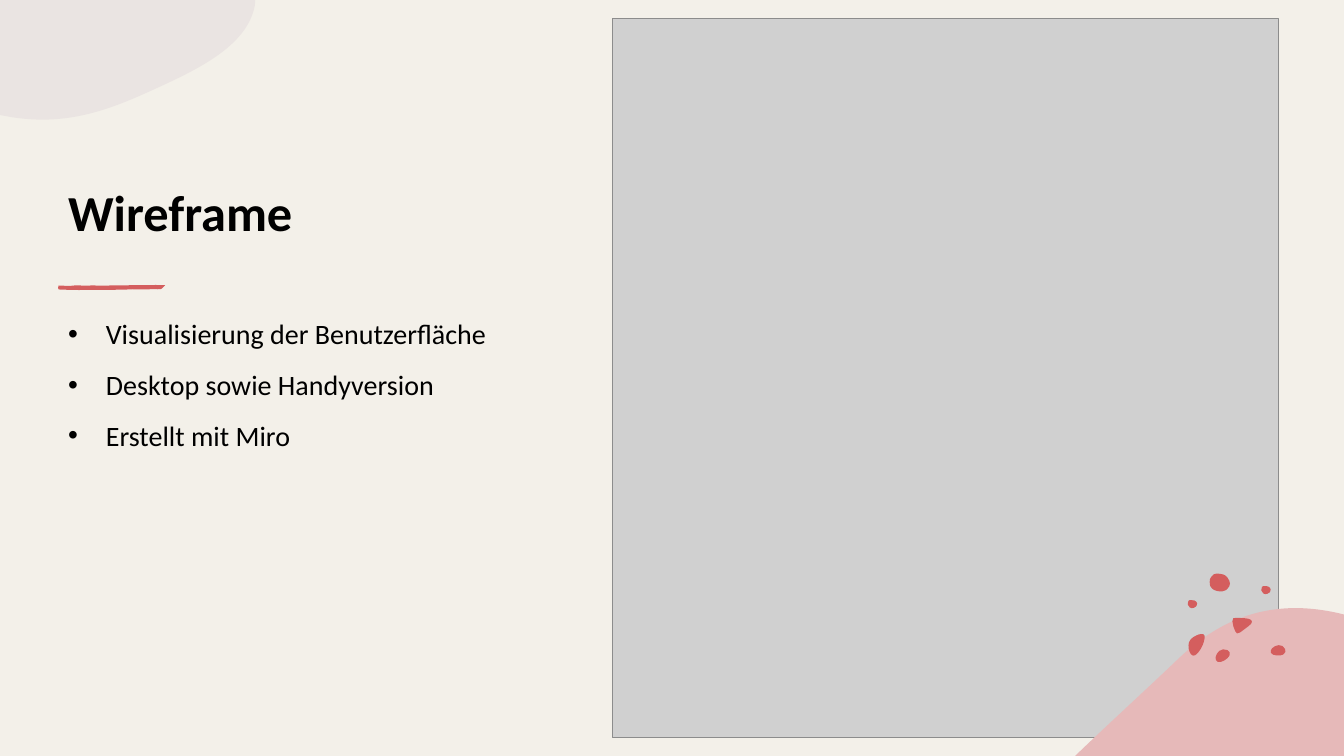
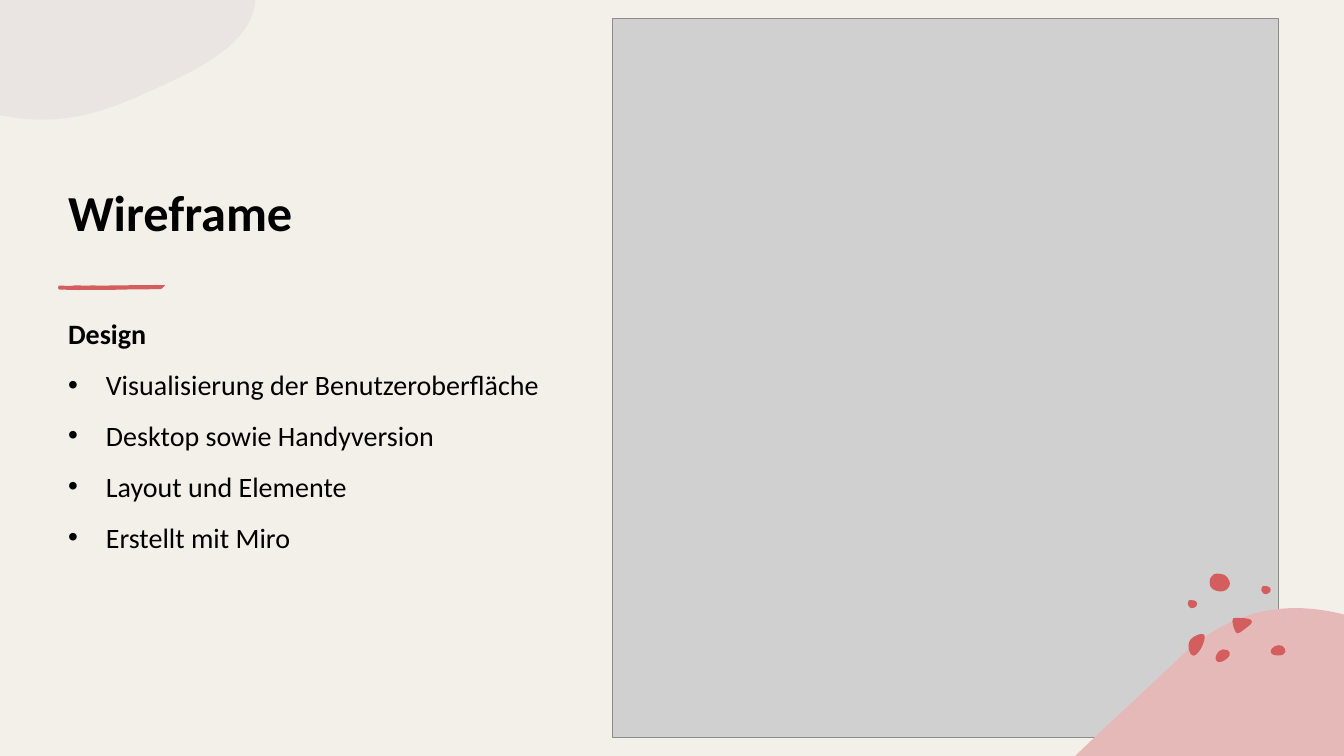
Before and after one commit to simonstreuli/Abschlussprojekt, a slide deck: slide 6 of documents/LinkUpPraesentation.pptx. Drawn at 1344x756 pixels with LibreOffice and Linux fonts; fonts in the diff are those of the drawing; grey boxes stand for pictures. Boxes give left, top, right and bottom in pixels: in the first picture for what was removed or moved away, otherwise in the second. Text is boxed around its words. In the diff, an @@ line names an element or a change of style, - is before the commit and + after.

```diff
--- a/documents/LinkUpPraesentation.pptx
+++ b/documents/LinkUpPraesentation.pptx
@@ text at box(68, 324, 539, 400): text changed @@
-• Visualisierung der Benutzerfläche
+Design
+• Visualisierung der Benutzeroberfläche
@@ text at box(106, 477, 347, 502): paragraph added @@
+• Layout und Elemente
```
Also in this commit, not shown: 6 other slides changed, 1 slide added, 1 slide removed, 7 other files.
